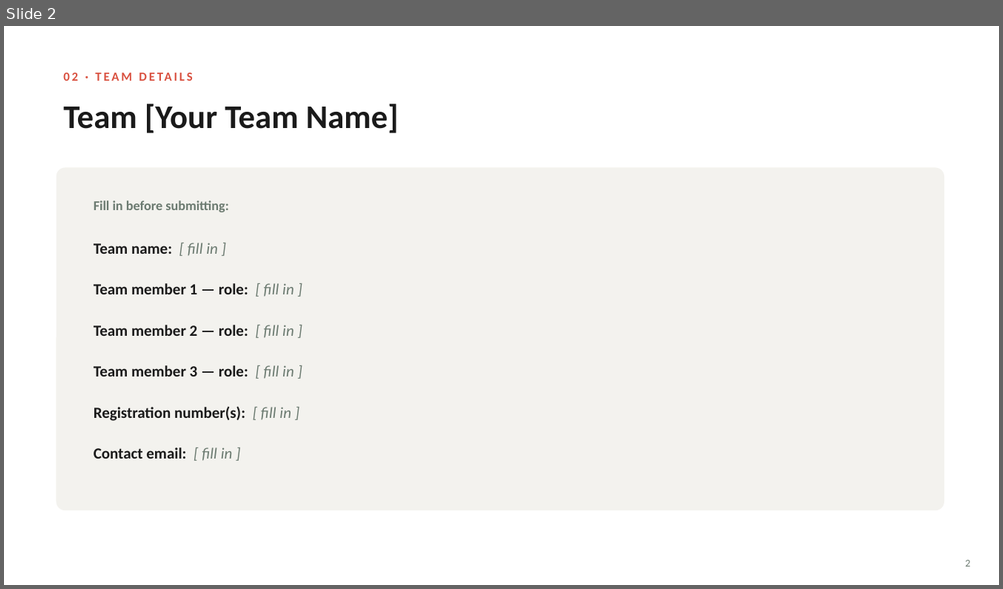
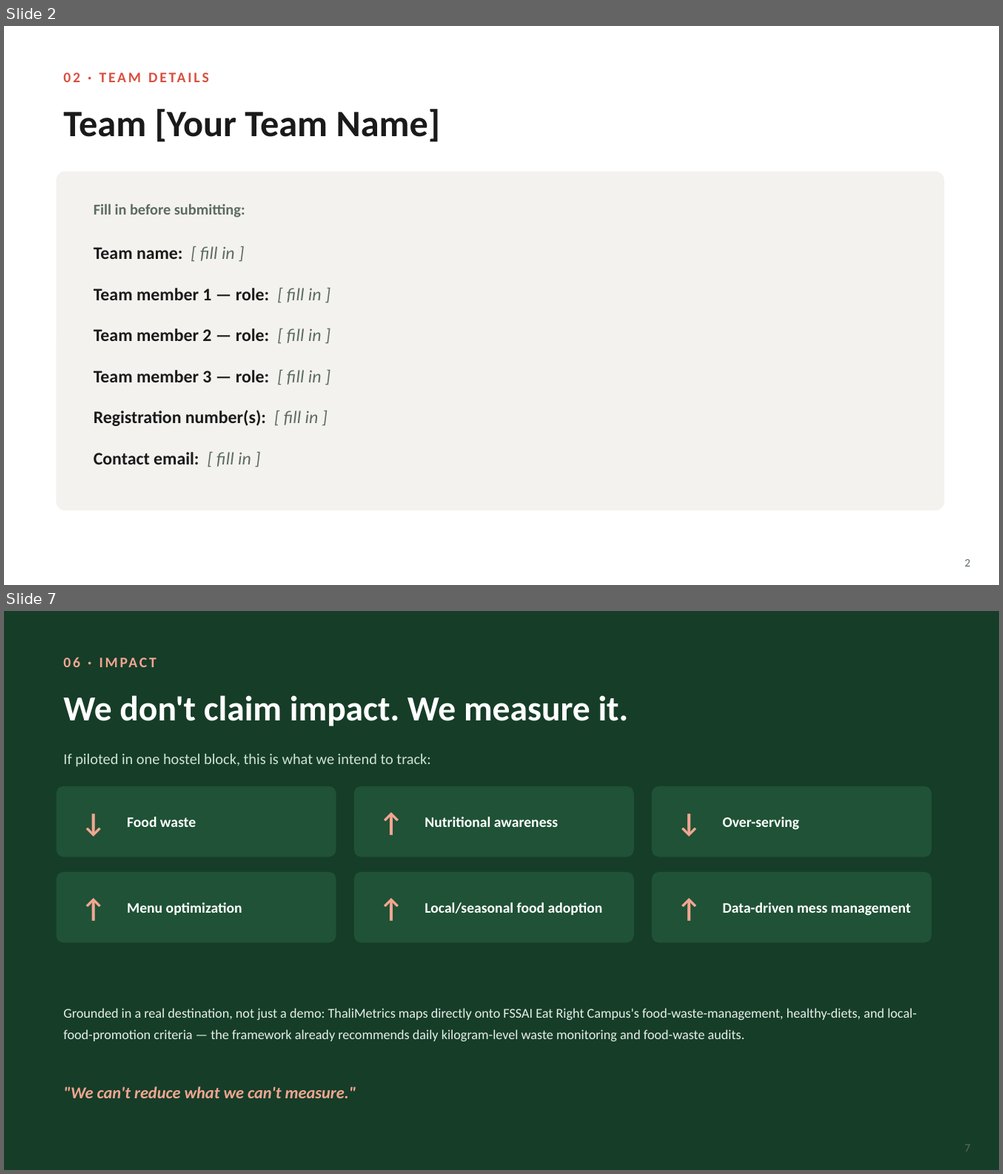
Before and after one commit to Coder1234a/ThaliMetrics, a slide deck: docs/ThaliMetrics_Pitch.pptx. Shown one above the other, each under a label of ours: slide 2 before the commit, slides 2 and 7 after it; the slides between them are not shown. The pictures are 1003x589 and 1003x1174 pixels, drawn with LibreOffice and Linux fonts; fonts in the diff are those of the drawing. Boxes give left, top, right and bottom in pixels: in the first picture for what was removed or moved away, otherwise in the second. Text is boxed around its words. In the diff, an @@ line names an element or a change of style, - is before the commit and + after.

```diff
--- a/docs/ThaliMetrics_Pitch.pptx
+++ b/docs/ThaliMetrics_Pitch.pptx
@@ slide 7 added at bbox=[4, 611, 999, 1170], background #163D28 @@
@@ text added at bbox=[63, 695, 629, 721], 34 pt, text #FFFFFF, bold @@
+We don't claim impact. We measure it.
@@ text added at bbox=[290, 695, 399, 726], 14 pt, text #F2A691, bold @@
+06 · IMPACT
@@ text added at bbox=[63, 754, 430, 767], 14.5 pt, text #CFE3D5 @@
+If piloted in one hostel block, this is what we intend to track:
@@ rounded rectangle added at bbox=[57, 786, 336, 857], fill #1F5236 @@
@@ text added at bbox=[68, 786, 119, 857], 26 pt, text #F2A691, bold @@
+↓
@@ rounded rectangle added at bbox=[354, 786, 634, 857], fill #1F5236 @@
@@ text added at bbox=[365, 786, 418, 857], 26 pt, text #F2A691, bold @@
+↑
@@ rounded rectangle added at bbox=[652, 786, 931, 857], fill #1F5236 @@
@@ text added at bbox=[663, 786, 715, 857], 26 pt, text #F2A691, bold @@
+↓
@@ text added at bbox=[127, 817, 196, 827], 14 pt, text #FFFFFF, bold @@
+Food waste
@@ text added at bbox=[424, 817, 558, 827], 14 pt, text #FFFFFF, bold @@
+Nutritional awareness
@@ text added at bbox=[723, 817, 800, 830], 14 pt, text #FFFFFF, bold @@
+Over-serving
@@ rounded rectangle added at bbox=[57, 872, 336, 943], fill #1F5236 @@
@@ text added at bbox=[68, 872, 119, 943], 26 pt, text #F2A691, bold @@
+↑
@@ rounded rectangle added at bbox=[354, 872, 634, 943], fill #1F5236 @@
@@ text added at bbox=[365, 872, 418, 943], 26 pt, text #F2A691, bold @@
+↑
@@ rounded rectangle added at bbox=[652, 872, 931, 943], fill #1F5236 @@
@@ text added at bbox=[663, 872, 715, 943], 26 pt, text #F2A691, bold @@
+↑
@@ text added at bbox=[127, 903, 242, 915], 14 pt, text #FFFFFF, bold @@
+Menu optimization
@@ text added at bbox=[424, 903, 603, 915], 14 pt, text #FFFFFF, bold @@
+Local/seasonal food adoption
@@ text added at bbox=[723, 903, 910, 916], 14 pt, text #FFFFFF, bold @@
+Data-driven mess management
@@ text added at bbox=[63, 1008, 916, 1042], 13 pt, text #E7EFEA @@
+Grounded in a real destination, not just a demo: ThaliMetrics maps directly onto FSSAI Eat Right Campus's food-waste-management, healthy-diets, and local-food-promotion criteria — the framework already recommends daily kilogram-level waste monitoring and food-waste audits.
@@ text added at bbox=[63, 1087, 356, 1099], 16 pt, text #F2A691, bold, italic @@
+"We can't reduce what we can't measure."
@@ text added at bbox=[965, 1145, 970, 1152], 11 pt, text #5C6B62 @@
+7
@@ slide 2 changed as well @@
@@ text "02 · TEAM DETAILS" at bbox=[63, 112, 146, 137]: size 12 to 14 pt @@
@@ text "Team [Your Team Name]" at bbox=[155, 109, 441, 142]: size 32 to 36 pt @@
@@ rounded rectangle: place and size @@
-rounded rectangle at bbox=[57, 168, 944, 511]
+rounded rectangle at bbox=[57, 172, 944, 511]
@@ text "Fill in before submitting:" at bbox=[94, 204, 245, 218]: size 13 to 14.5 pt, text colour #6B7A70 to #5C6B62 @@
@@ size 15 to 17 pt; text colour #6B7A70 to #5C6B62 in "[ fill in ]" in 6 elements at bbox=[94, 247, 235, 261], bbox=[94, 288, 321, 303], bbox=[94, 329, 321, 343], bbox=[94, 370, 321, 385], bbox=[94, 410, 318, 426], bbox=[94, 452, 251, 467] @@
@@ text "2" at bbox=[965, 560, 970, 567]: size 10 to 11 pt, text colour #6B7A70 to #5C6B62 @@
```
Also in this commit, not shown: 6 other slides changed, 5 other slides added, 4 slides removed, 4 other files.
